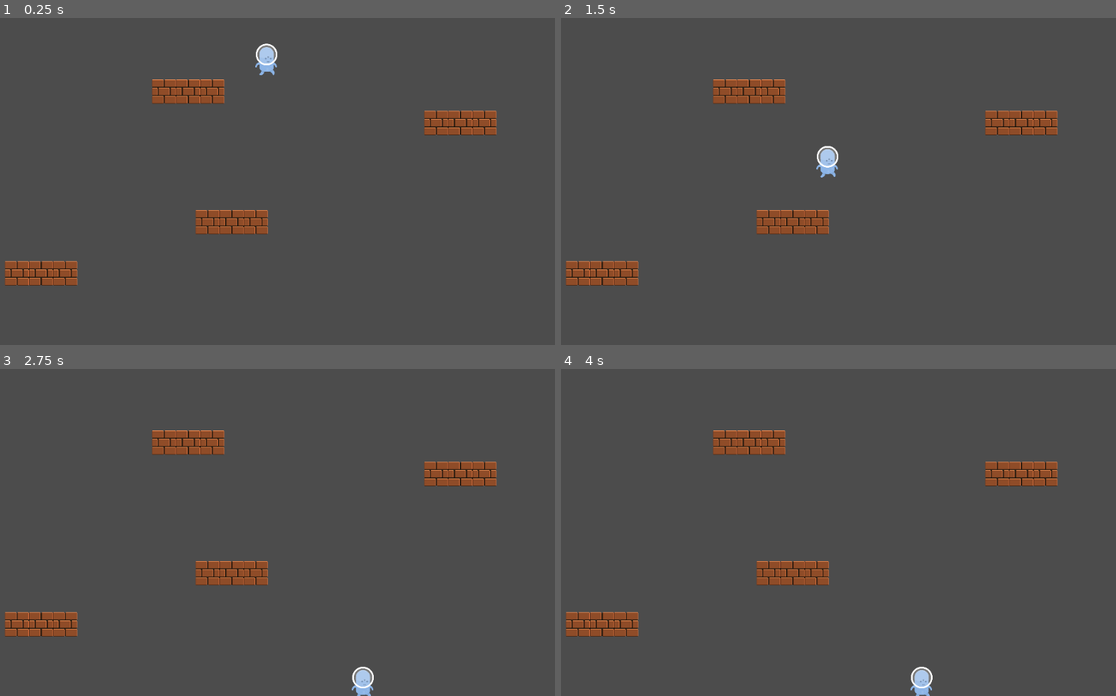
Above: before the commit, frames 1-4 (two rows, left to right).
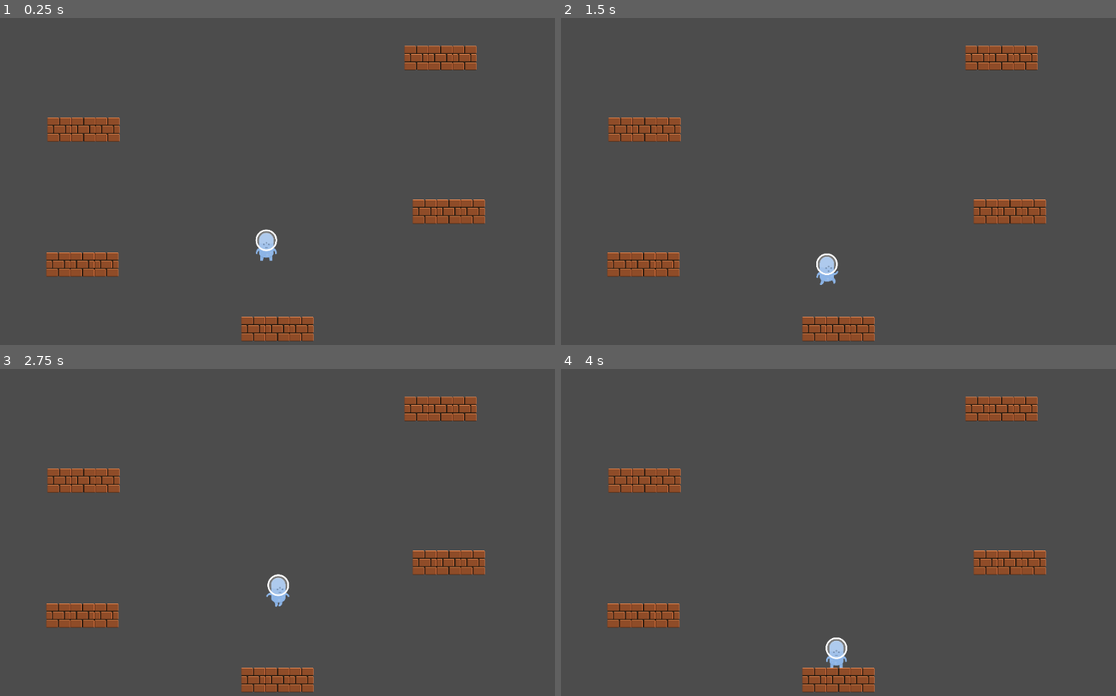
Above: after the commit, the same moments.

Repository: Janbacer/Joc-LLenguatge
Game: Godot game, scene res://Escenes/EscenaCossos.tscn
The game is run twice, just before and just after one commit, with the same random seed, the same clock (stepped at 60 frames per second) and the same inputs.
Inputs:
- Up to frame 1 (0.25 s): no input
- Up to frame 2 (1.5 s): hold Down (mou abaix) 0.53-1.28 s; tap Enter at 1.25 s; tap Up (mou adalt) at 1.35 s
- Up to frame 3 (2.75 s): hold D (mou dreta) from 2.03 s (still down)
- Up to frame 4 (4 s): release D (mou dreta) at 2.78 s; tap A (mou esquerra) at 2.85 s; tap Space at 3.5 s; hold Down (mou abaix) from 3.53 s (still down)

The runs differ from the first frame. In frame 1, 8.8% of the frame differs, in the area x 0-90%, y 7-99%; in frame 2, 8.8%, in the area x 0-90%, y 8-99%; in frame 3, 8.8%; in frame 4, 8.8%.

Commit message:
Animació i canvi escenes
W

Diff:
--- a/Escenes/EscenaCossos.tscn
+++ b/Escenes/EscenaCossos.tscn
@@ -1,25 +1,28 @@
-[gd_scene load_steps=3 format=2]
+[gd_scene load_steps=4 format=2]
 
 [ext_resource path="res://Escenes/Terra.tscn" type="PackedScene" id=1]
 [ext_resource path="res://Escenes/KinematicBody2D.tscn" type="PackedScene" id=2]
+[ext_resource path="res://Escenes/portal.tscn" type="PackedScene" id=3]
 
 [node name="Node2D" type="Node2D"]
 
+[node name="KinematicBody2D" parent="." instance=ExtResource( 2 )]
+scale = Vector2( 0.3, 0.3 )
+
 [node name="Terra" parent="." instance=ExtResource( 1 )]
-position = Vector2( -227, 455 )
+position = Vector2( 166, 454 )
 
 [node name="Terra2" parent="." instance=ExtResource( 1 )]
-position = Vector2( 119, 362 )
+position = Vector2( 831, 358 )
 
 [node name="Terra3" parent="." instance=ExtResource( 1 )]
-position = Vector2( 534, 182 )
+position = Vector2( 168, 209 )
 
 [node name="Terra4" parent="." instance=ExtResource( 1 )]
-position = Vector2( 40, 125 )
+position = Vector2( 520, 571 )
 
 [node name="Terra5" parent="." instance=ExtResource( 1 )]
-position = Vector2( -1890, 609 )
-scale = Vector2( 7.5, 1 )
+position = Vector2( 816, 79 )
 
-[node name="KinematicBody2D" parent="." instance=ExtResource( 2 )]
-scale = Vector2( 0.3, 0.3 )
+[node name="Area2D" parent="." instance=ExtResource( 3 )]
+position = Vector2( 851, 27 )
--- a/Escenes/KinematicBody2D.tscn
+++ b/Escenes/KinematicBody2D.tscn
@@ -26,7 +26,7 @@
 
 [sub_resource type="CapsuleShape2D" id=2]
 radius = 44.0
-height = 88.0
+height = 90.0
 
 [node name="Personatge" type="KinematicBody2D"]
 script = ExtResource( 2 )
@@ -37,5 +37,5 @@
 animation = "camina"
 
 [node name="CollisionShape2D" type="CollisionShape2D" parent="."]
-position = Vector2( 0, -94 )
+position = Vector2( 0, -92 )
 shape = SubResource( 2 )
--- a/Escenes/Terra.tscn
+++ b/Escenes/Terra.tscn
@@ -6,14 +6,11 @@
 extents = Vector2( 264, 22 )
 
 [node name="Terra" type="StaticBody2D"]
-position = Vector2( 4, 353 )
 
 [node name="Sprite" type="Sprite" parent="."]
-position = Vector2( 318, 15 )
 scale = Vector2( 0.205607, 0.205607 )
 texture = ExtResource( 1 )
 
 [node name="CollisionShape2D" type="CollisionShape2D" parent="."]
-position = Vector2( 318, 15 )
 scale = Vector2( 0.25, 1 )
 shape = SubResource( 1 )
--- a/Escenes/personantge.gd
+++ b/Escenes/personantge.gd
@@ -2,12 +2,12 @@
 
 var velocitat_base = 250
 var velocitat = Vector2.ZERO
-var gravetat = Vector2.DOWN * 1200
+var gravetat = Vector2.DOWN * 1400
 var salt = Vector2.UP *550
 var salts_disponibles = 0
 
 func _ready():
-	position = Vector2(500,70)
+	position = Vector2(500,400)
 
 func _physics_process(delta):
 	velocitat.x = 0
@@ -25,3 +25,21 @@
 
 	velocitat += gravetat * delta
 	velocitat = move_and_slide(velocitat, Vector2.UP)
+
+	if position.y > 600:
+		position = Vector2(500,400)
+
+	anima(velocitat)
+
+func anima(velocitat: Vector2):
+	var animacio: AnimatedSprite = $AnimatedSprite
+	if velocitat.x > 0:
+		animacio.flip_h = false
+		animacio.play("camina")
+	elif velocitat.x < 0:
+		animacio.flip_h = true
+		animacio.play("camina")
+	if abs(velocitat.x) < 0.1:
+		animacio.play("quiet")
+	if velocitat.y < -1:
+		animacio.play("salta")
--- /dev/null
+++ b/Escenes/portal.tscn
@@ -0,0 +1,12 @@
+[gd_scene load_steps=2 format=2]
+
+[sub_resource type="CapsuleShape2D" id=1]
+radius = 12.0
+height = 12.0
+
+[node name="Area2D" type="Area2D"]
+
+[node name="CollisionShape2D" type="CollisionShape2D" parent="."]
+shape = SubResource( 1 )
+
+[node name="Sprite" type="Sprite" parent="."]
Not shown, added: Imagtes/Lava.jpg.import
Binary file added: Imagtes/portal.jpg
Not shown, added: Imagtes/portal.jpg.import
Binary file added: Imagtes/portal.png
Not shown, added: Imagtes/portal.png.import
